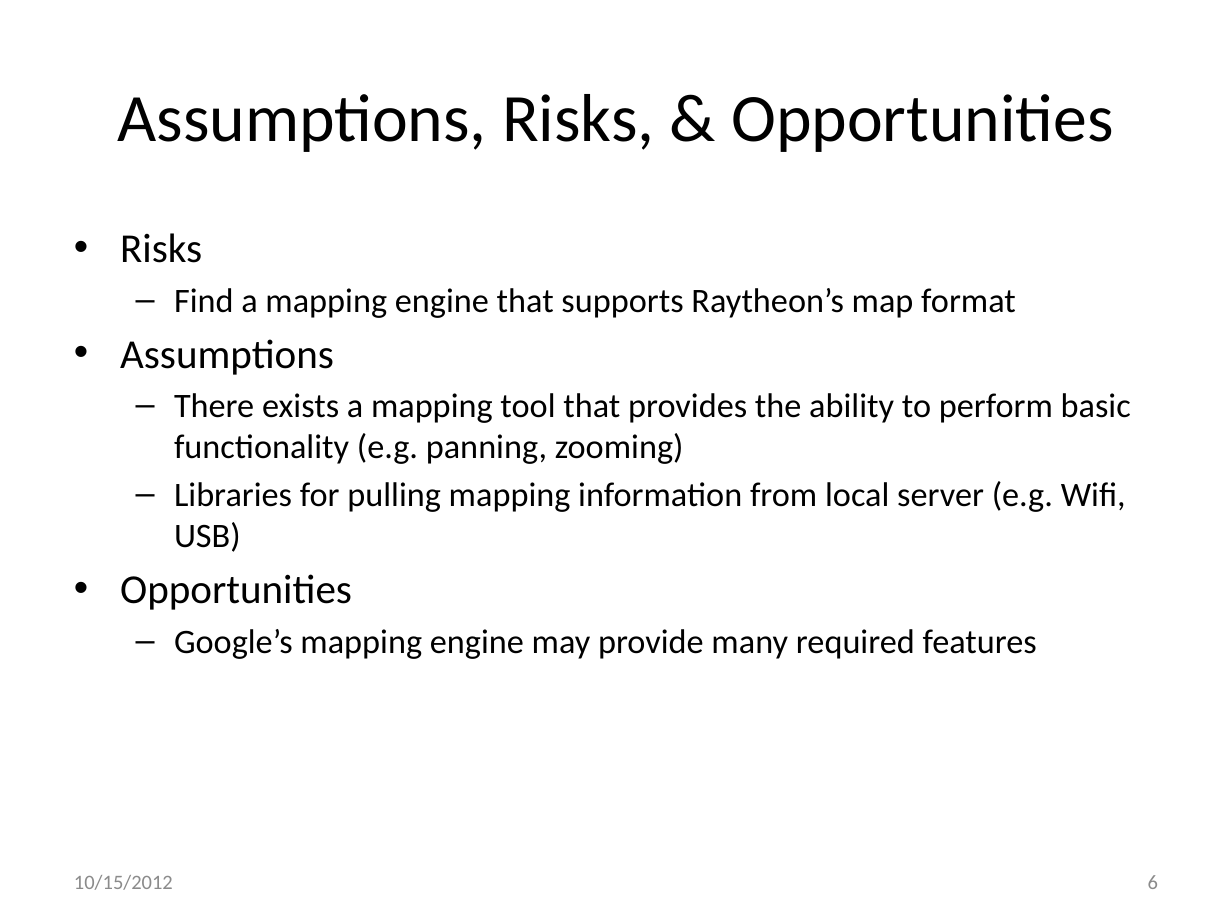
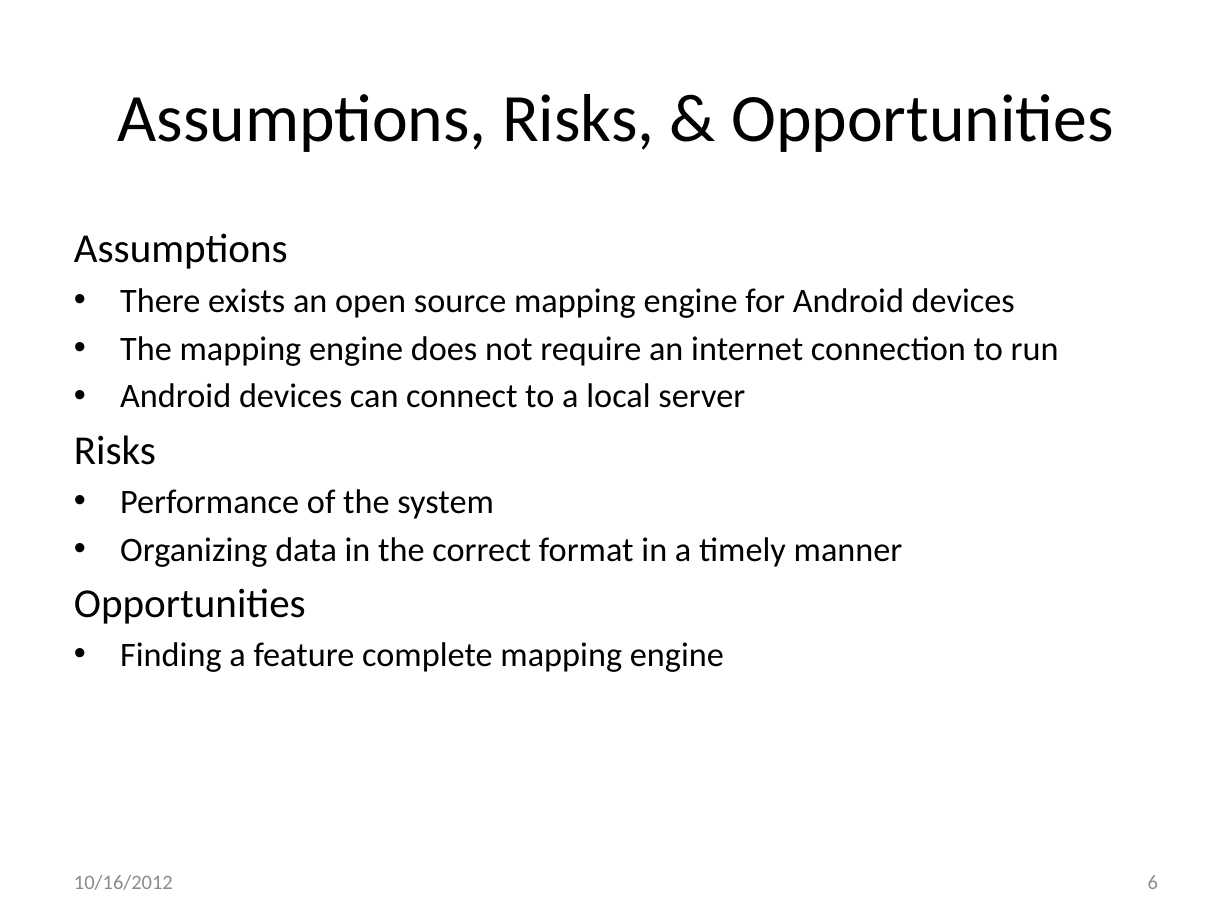
Before and after one commit to atniptw/Senior-Project, a slide deck: slide 6 of Documents/PowerPoints/FallPresentation.pptx. Drawn at 1232x924 pixels with LibreOffice and Linux fonts; fonts in the diff are those of the drawing. Boxes give left, top, right and bottom in pixels: in the first picture for what was removed or moved away, otherwise in the second. Text is boxed around its words. In the diff, an @@ line names an element or a change of style, - is before the commit and + after.

```diff
--- a/Documents/PowerPoints/FallPresentation.pptx
+++ b/Documents/PowerPoints/FallPresentation.pptx
@@ text at (74,233,1059,408): paragraphs added @@
+Assumptions
+• There exists an open source mapping engine for Android devices
+• The mapping engine does not require an internet connection to run
+• Android devices can connect to a local server
@@ text at (74,435,306,624): bullet • to none @@
@@ text at (120,489,903,567): text changed @@
-  – Find a mapping engine that supports Raytheon’s map format
-• Assumptions
-  – There exists a mapping tool that provides the ability to perform basic functionality (e.g. panning, zooming)
-  – Libraries for pulling mapping information from local server (e.g. Wifi, USB)
+• Performance of the system
+• Organizing data in the correct format in a timely manner
@@ text at (120,642,724,672): text changed @@
-  – Google’s mapping engine may provide many required features
+• Finding a feature complete mapping engine
@@ text at (74,875,173,890): text changed @@
-10/15/2012
+10/16/2012
```
Also in this commit, not shown: 5 other slides changed, 1 slide removed.
